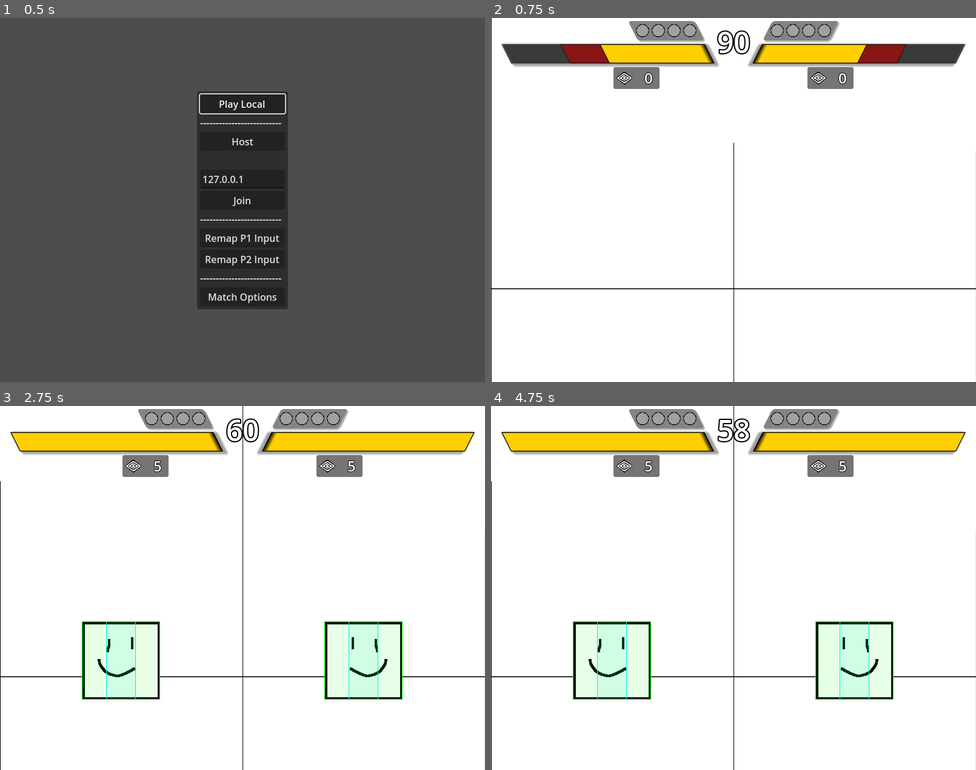
Above: before the commit, frames 1-4 (two rows, left to right).
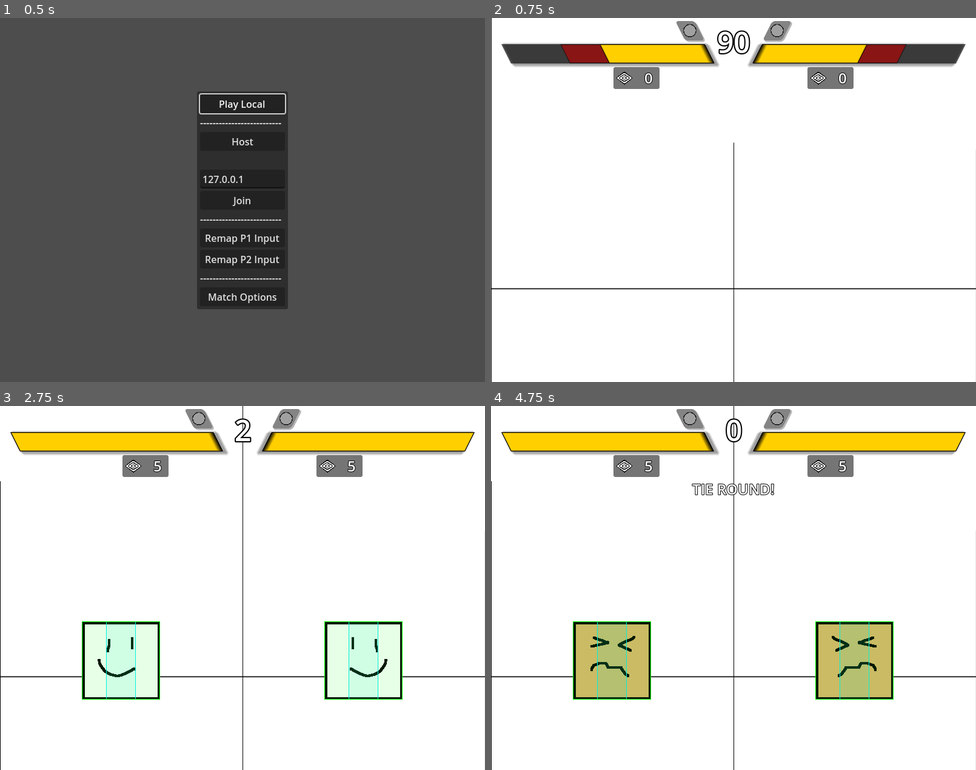
Above: after the commit, the same moments.

Repository: SamBumgardner/spellstrike
Game: Godot game, scene res://network/main.tscn
Same seed, same stepped clock (60 frames per second), same inputs: the game is played once before the commit and once after it.
Inputs (mouse positions are in pixels of both pictures, inside the frame that each line leads up to):
- Up to frame 1 (0.5 s): no input
- Up to frame 2 (0.75 s): click "Play Local" at 0.5 s
- Up to frame 3 (2.75 s): tap Enter at 1.25 s; move the mouse to (349, 569) at 1.27 s; hold Up 1.28-2 s; click (349, 569) at 1.42 s; tap Space at 2 s; drag from (145, 606) to (218, 660) at 2.02 s
- Up to frame 4 (4.75 s): move the mouse to (782, 507) at 2.77 s; hold Up 2.78-3.5 s; tap Enter at 3.5 s; drag from (709, 660) to (854, 660) at 3.52 s; move the mouse to (879, 642) at 4.27 s; hold Down from 4.28 s (still down)

Frame 1 is identical in both runs. In frame 2, 1.2% of the frame differs, in the area x 28-72%, y 0-7%; in frame 3, 1.4%; in frame 4, 7.5%, in the area x 17-83%, y 0-80%.
Error after the commit: Invalid call. Nonexistent function '_process' in base 'RefCounted (InputRetriever)'. (res://player/Player.gd:402)

Commit message:
fix a couple bugs related to network play

Diff:
--- a/game/SceneSwitchUtil.gd
+++ b/game/SceneSwitchUtil.gd
@@ -1,6 +1,6 @@
 class_name SceneSwitchUtil
 
-static var main_menu_scene: PackedScene = load("res://network/main.tscn")
+static var main_menu_scene: PackedScene = preload("res://network/main.tscn")
 
 static func change_scene(tree: SceneTree, new_root: Node) -> void:
     var old_root = tree.current_scene
--- a/game/network/VsMessageSerializer.gd
+++ b/game/network/VsMessageSerializer.gd
@@ -5,7 +5,7 @@
 
 func serialize_input(all_input: Dictionary) -> PackedByteArray:
     var buffer := StreamPeerBuffer.new()
-    buffer.resize(5)
+    buffer.resize(8)
 
     buffer.put_u32(all_input['$'])
     if (produce_input_path in all_input.keys()):
--- a/game/options/MatchOptions.gd
+++ b/game/options/MatchOptions.gd
@@ -4,9 +4,9 @@
 
 const ticks_per_second: int = 60
 const default_seconds_per_round: int = 60
-const default_ticks_per_round: int = 60 * ticks_per_second # ticks_per_second * default_seconds_per_round
+const default_ticks_per_round: int = 2 * ticks_per_second # ticks_per_second * default_seconds_per_round
 
-const default_rounds_to_win: int = 4
+const default_rounds_to_win: int = 1
 
 var input_retrievers: Array
 
--- a/game/player/Player.gd
+++ b/game/player/Player.gd
@@ -28,9 +28,6 @@
     # hb - hit by
     # su - special uses available
     #
-
-const input_dict_keys = ['l', 'r', 'a', 'b', 'c', 's']
-const input_action_keys = ['a', 'b', 'c', 's']
 
 @onready var hurtbox_pool: Area2D = $HurtboxPool
 @onready var hurtboxes := hurtbox_pool.get_children()
--- a/game/player/input/InputHelper.gd
+++ b/game/player/input/InputHelper.gd
@@ -5,7 +5,7 @@
 static func to_int(input_dict: Dictionary) -> int:
     # assumes all input dict fields are populated.
     var result = 0b00000000
-    for key in Player.input_dict_keys:
+    for key in InputRetriever.INPUT_KEYS:
         result = result << 1
         result = (result | input_dict[key])
 
@@ -13,7 +13,7 @@
 
 static func to_dict(input_int: int) -> Dictionary:
     var result = {}
-    var inverted_keys = Player.input_dict_keys.duplicate()
+    var inverted_keys = InputRetriever.INPUT_KEYS.duplicate()
     inverted_keys.reverse()
     for key in inverted_keys:
         result[key] = input_int & 0b00000001
--- a/game/player/input/InputRetriever.gd
+++ b/game/player/input/InputRetriever.gd
@@ -88,9 +88,6 @@
 
     return result
 
-func _process(_delta):
-    pass
-
 enum ControlType {
     KEYBOARD = 0,
     JOY = 1
--- a/game/resolver/InteractionResolver.gd
+++ b/game/resolver/InteractionResolver.gd
@@ -113,9 +113,6 @@
         if not attack_shape.is_empty():
             allied_attack_shapes.append(attack_shape)
 
-    if p1_attack_shapes.size() > 1:
-        pass
-
     # store 'true' for each actor path if they had an attack that succeeded.
     var attacker_hit := []
     var defender_hit_by_dict := {}
